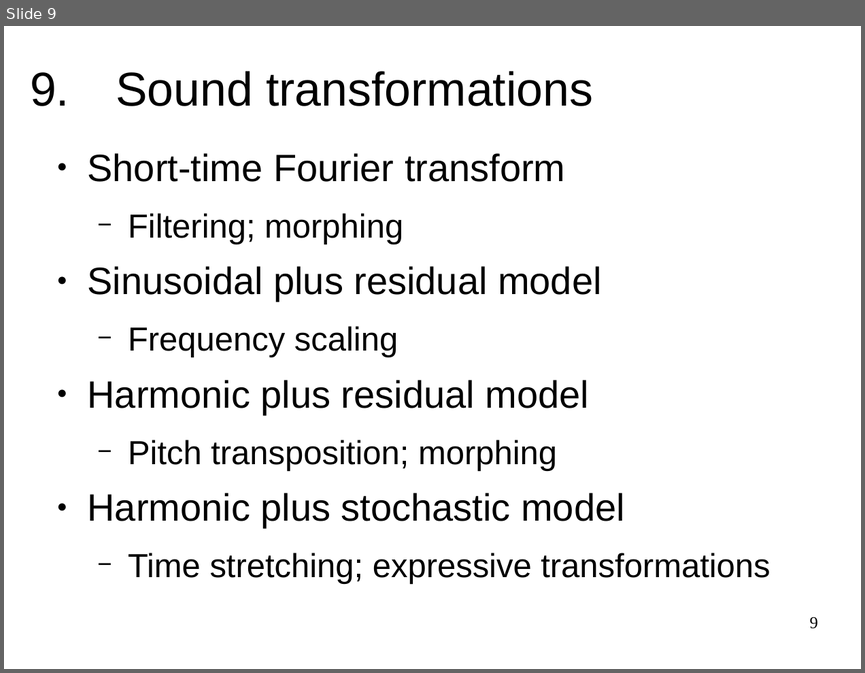
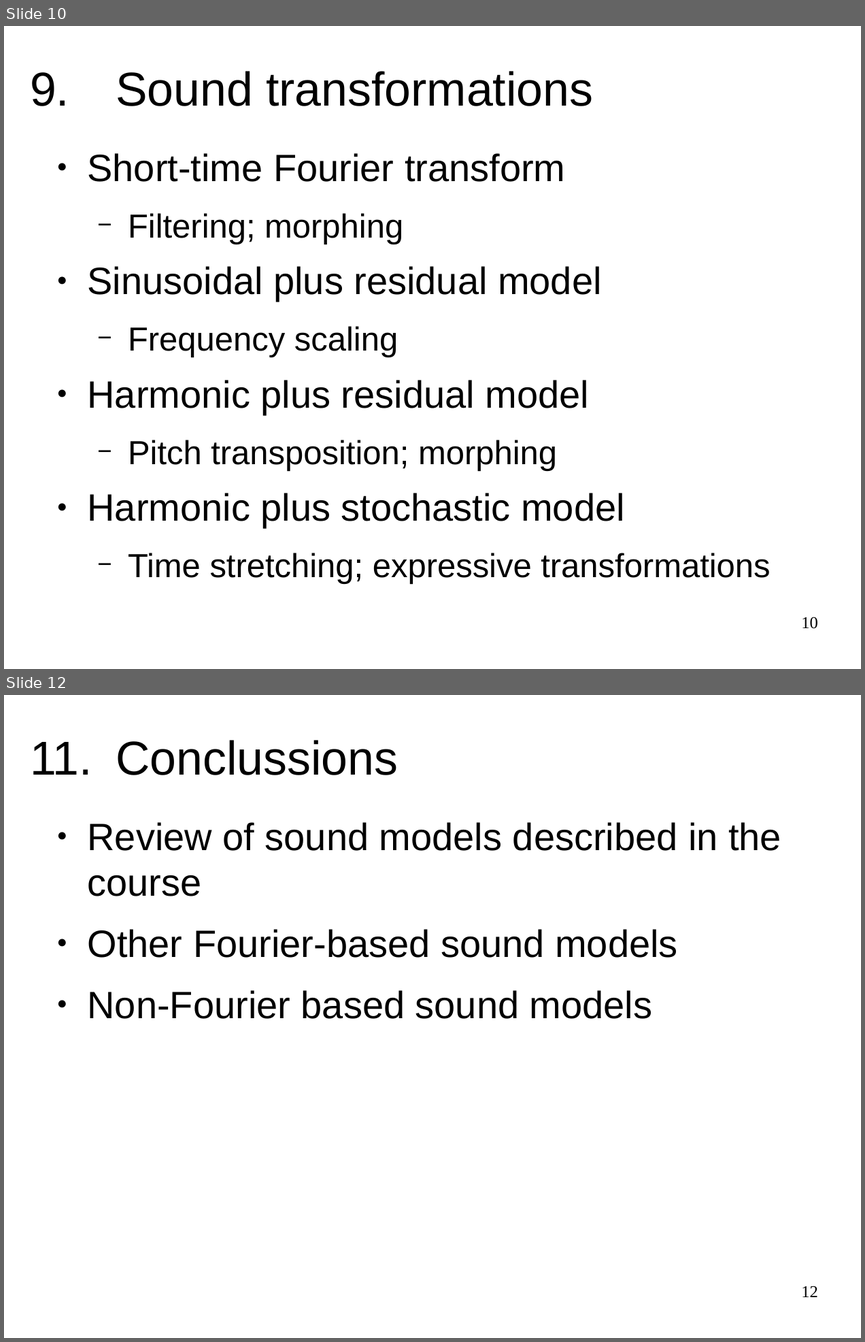
Before and after one commit to MTG/sms-tools, a slide deck: lectures/1-Introduction/Course-outline.odp. Shown one above the other, each under a label of ours: slide 9 before the commit, slides 10 and 12 after it; the slides between them are not shown. The pictures are 865x673 and 865x1342 pixels, drawn with LibreOffice and Linux fonts; fonts in the diff are those of the drawing. Boxes give left, top, right and bottom in pixels: in the first picture for what was removed or moved away, otherwise in the second. Text is boxed around its words. In the diff, an @@ line names an element or a change of style, - is before the commit and + after.

```diff
--- a/lectures/1-Introduction/Course-outline.odp
+++ b/lectures/1-Introduction/Course-outline.odp
@@ slide 12 added at (4,695,861,1338), background #FFFFFF @@
@@ title added at (30,740,398,775), 39.9 pt, text #000000 @@
+11. Conclussions
@@ text added at (88,822,781,1019), 32 pt, text #000000 @@
+● Review of sound models described in the course
+● Other Fourier-based sound models
+● Non-Fourier based sound models
@@ page number added at (801,1285,818,1297), 14 pt, text #000000 @@
+12
@@ what was slide 9 is now slide 10 @@
@@ page number at (801,616,818,628): text changed @@
-9
+10
```
Also in this commit, not shown: 2 slides changed, 1 other slide added, 10 other files.
